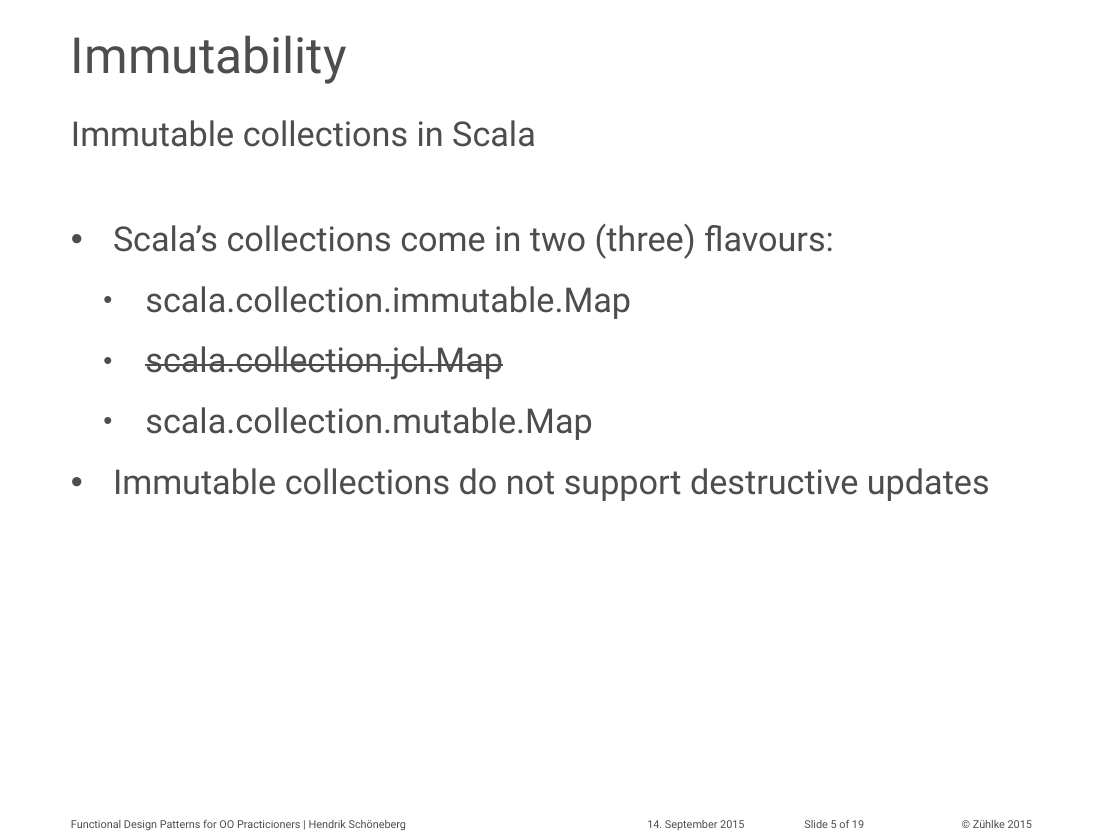
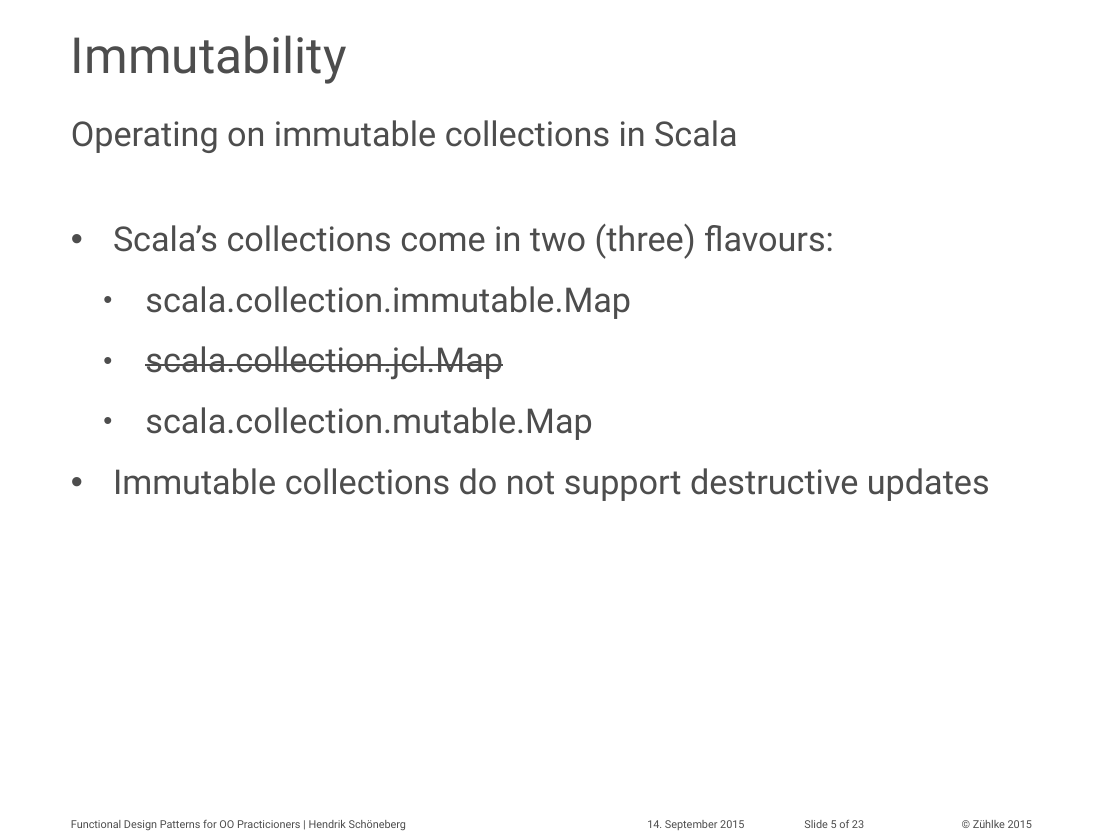
Before and after one commit to aax/zdays-fp-patterns, a slide deck: slide 5 of hesc_slides.pptx. Drawn at 1120x840 pixels with LibreOffice and Linux fonts; fonts in the diff are those of the drawing; background and template pictures are left out. Boxes give left, top, right and bottom in pixels: in the first picture for what was removed or moved away, otherwise in the second. Text is boxed around its words. In the diff, an @@ line names an element or a change of style, - is before the commit and + after.

```diff
--- a/hesc_slides.pptx
+++ b/hesc_slides.pptx
@@ text at [71, 120, 738, 153]: text changed @@
-Immutable collections in Scala
+Operating on immutable collections in Scala
@@ text at [804, 819, 864, 828]: text changed @@
-Slide 5 of 19
+Slide 5 of 23
```
Also in this commit, not shown: 8 other slides changed, 4 slides added, 2 other files.
